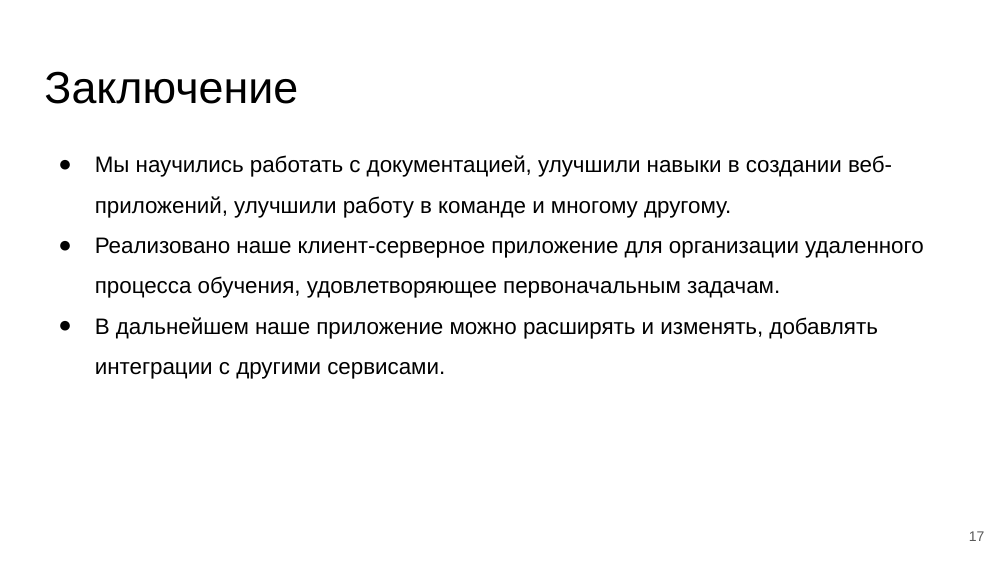
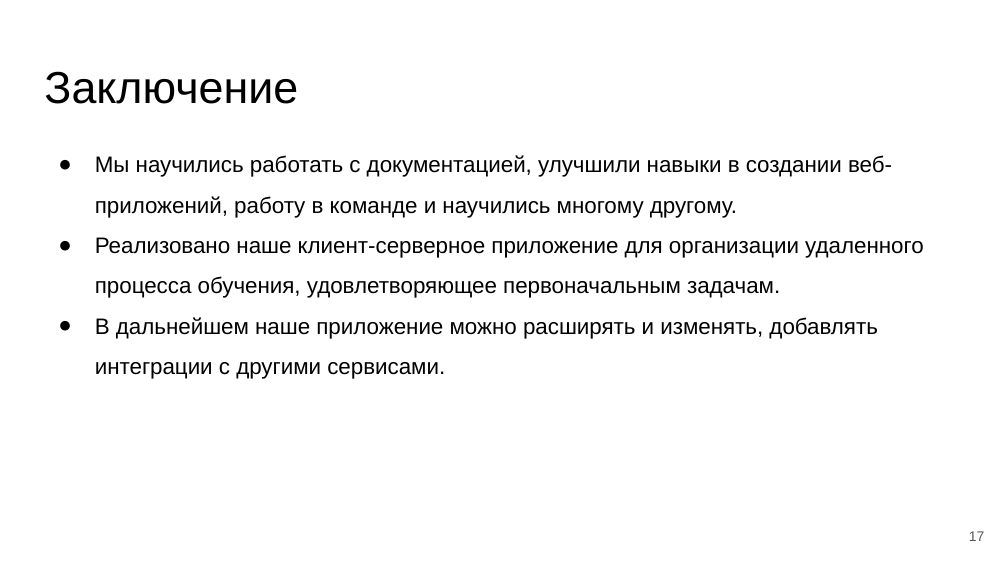
Before and after one commit to TolstovM/project-11, a slide deck: slide 17 of documentation/Презентация.pptx. Drawn at 1008x567 pixels with LibreOffice and Linux fonts; fonts in the diff are those of the drawing. Boxes give left, top, right and bottom in pixels: in the first picture for what was removed or moved away, otherwise in the second. Text is boxed around its words. In the diff, an @@ line names an element or a change of style, - is before the commit and + after.

```diff
--- a/documentation/Презентация.pptx
+++ b/documentation/Презентация.pptx
@@ text at [95, 155, 892, 218]: text changed @@
-● Мы научились работать с документацией, улучшили навыки в создании веб-приложений, улучшили работу в команде и многому другому.
+● Мы научились работать с документацией, улучшили навыки в создании веб-приложений, работу в команде и научились многому другому.
```
Also in this commit, not shown: 1 other file.
